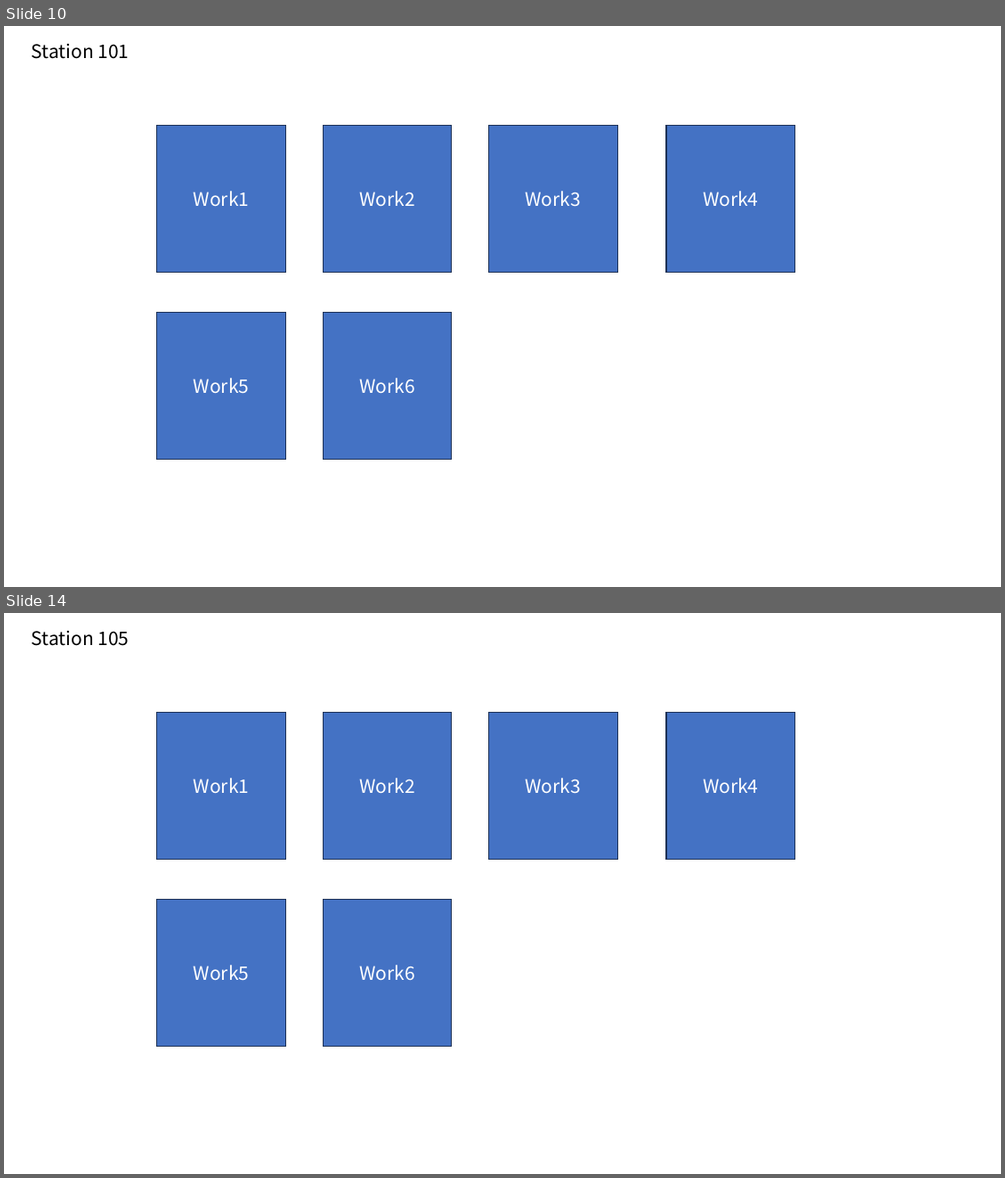
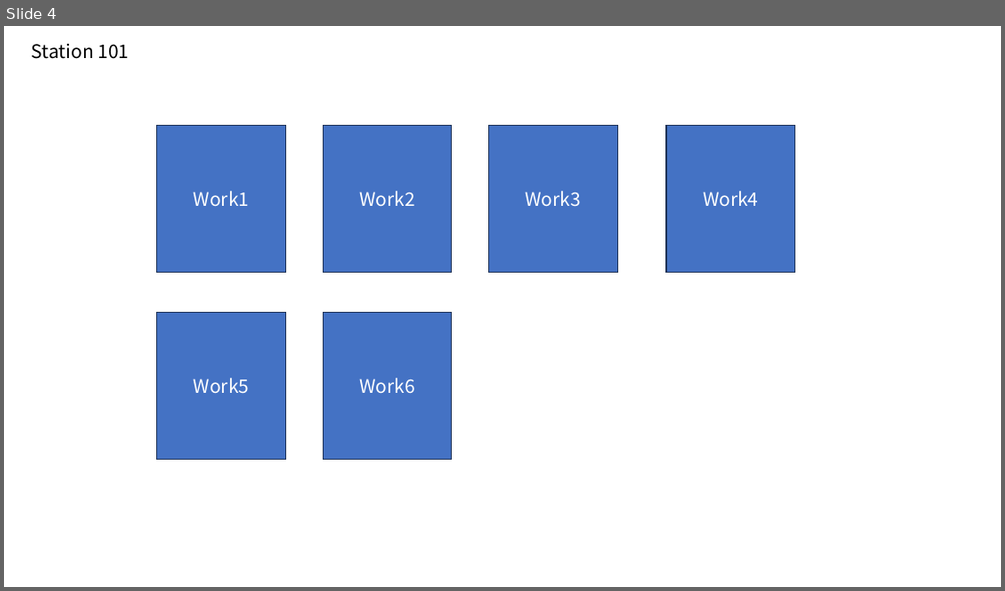
Before and after one commit to DualsoftDev/ds, a slide deck: DsDotNet/src/UnitTest/UnitTest.Model/ImportOfficeExample/Sample/kit.pptx. Shown one above the other, each under a label of ours: slides 10 and 14 before the commit, slide 4 after it; the slides between them are not shown. The pictures are 1005x1178 and 1005x591 pixels, drawn with LibreOffice and Linux fonts; fonts in the diff are those of the drawing. Boxes give left, top, right and bottom in pixels: in the first picture for what was removed or moved away, otherwise in the second. Text is boxed around its words. In the diff, an @@ line names an element or a change of style, - is before the commit and + after.

```diff
--- a/DsDotNet/src/UnitTest/UnitTest.Model/ImportOfficeExample/Sample/kit.pptx
+++ b/DsDotNet/src/UnitTest/UnitTest.Model/ImportOfficeExample/Sample/kit.pptx
@@ slide 14 removed at bbox=[4, 613, 1001, 1174], background #FFFFFF @@
@@ title removed at bbox=[32, 631, 129, 646] @@
-Station 105
@@ rectangle removed at bbox=[157, 712, 286, 859] @@
-Work1
@@ rectangle removed at bbox=[323, 712, 451, 859] @@
-Work2
@@ rectangle removed at bbox=[488, 712, 617, 859] @@
-Work3
@@ rectangle removed at bbox=[666, 712, 795, 859] @@
-Work4
@@ rectangle removed at bbox=[157, 899, 286, 1046] @@
-Work5
@@ rectangle removed at bbox=[323, 899, 451, 1046] @@
-Work6
@@ what was slide 10 is now slide 4 @@
```
Also in this commit, not shown: 3 slides changed, 34 other slides removed, 9 other files.
